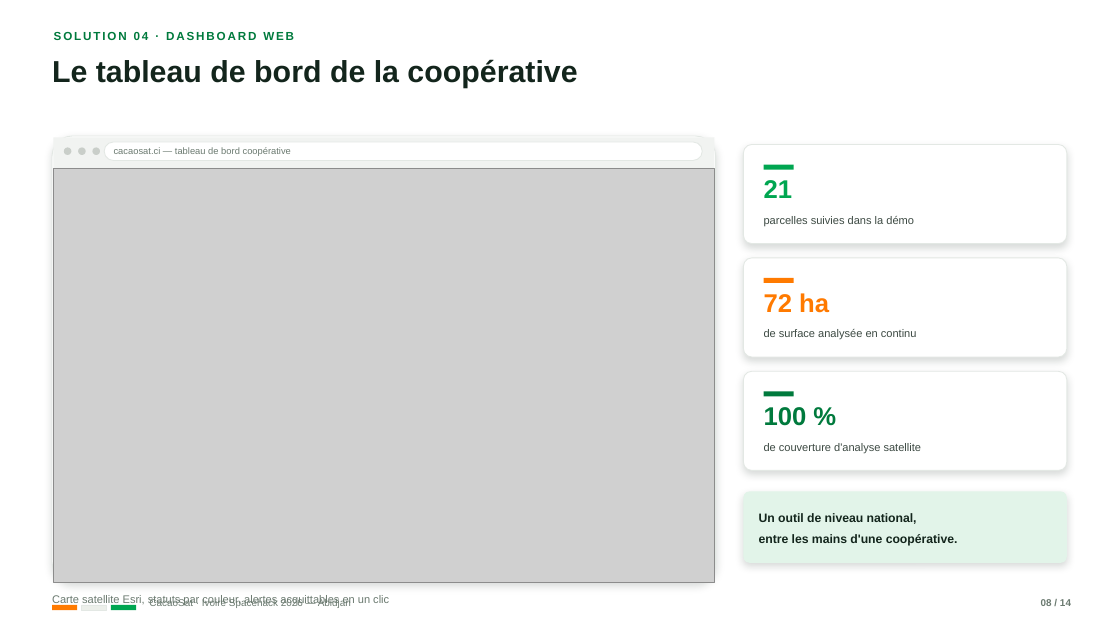
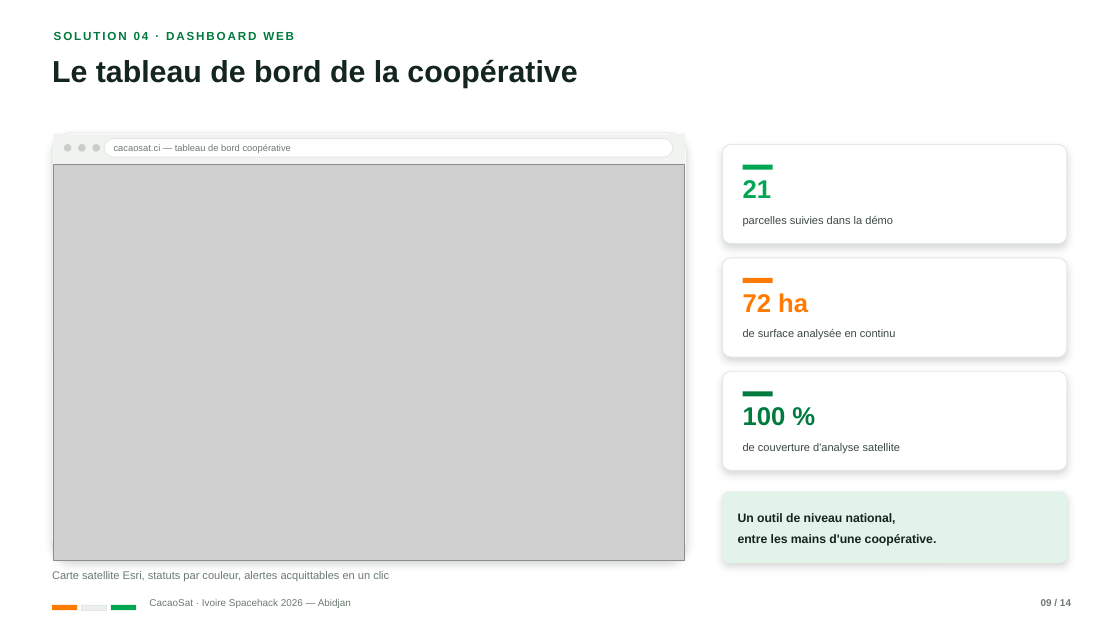
Before and after one commit to daniel10027/CacaoSat, a slide deck: slide 9 of pitch/CacaoSat-Pitch.pptx. Drawn at 1120x630 pixels with LibreOffice and Linux fonts; fonts in the diff are those of the drawing; grey boxes stand for pictures. Boxes give left, top, right and bottom in pixels: in the first picture for what was removed or moved away, otherwise in the second. Text is boxed around its words. In the diff, an @@ line names an element or a change of style, - is before the commit and + after.

```diff
--- a/pitch/CacaoSat-Pitch.pptx
+++ b/pitch/CacaoSat-Pitch.pptx
@@ rounded rectangle: place and size @@
-rounded rectangle at (52,136,716,582)
+rounded rectangle at (52,133,686,560)
@@ rectangle: place and size @@
-rectangle at (54,138,715,168)
+rectangle at (54,134,686,164)
@@ rounded rectangle "cacaosat.ci — tableau de bord ...": place and size @@
-rounded rectangle "cacaosat.ci — tableau de bord ..." at (104,142,702,160)
+rounded rectangle "cacaosat.ci — tableau de bord ..." at (104,139,673,157)
@@ rounded rectangle: place and size @@
-rounded rectangle at (744,145,1067,244)
+rounded rectangle at (723,145,1067,244)
@@ picture: place and size @@
-picture at (54,168,714,582)
+picture at (54,165,685,560)
@@ text "21": place and size @@
-text "21" at (764,180,792,198)
+text "21" at (743,180,771,198)
@@ text "parcelles suivies dans la démo": place and size @@
-text "parcelles suivies dans la démo" at (764,216,914,226)
+text "parcelles suivies dans la démo" at (743,216,893,226)
@@ rounded rectangle: place and size @@
-rounded rectangle at (744,258,1067,357)
+rounded rectangle at (723,258,1067,357)
@@ text "72 ha": place and size @@
-text "72 ha" at (764,293,829,313)
+text "72 ha" at (743,293,808,313)
@@ text "de surface analysée en continu": place and size @@
-text "de surface analysée en continu" at (764,329,917,339)
+text "de surface analysée en continu" at (743,329,896,339)
@@ rounded rectangle: place and size @@
-rounded rectangle at (744,371,1067,471)
+rounded rectangle at (723,371,1067,471)
@@ text "100 %": place and size @@
-text "100 %" at (764,407,807,426)
+text "100 %" at (743,407,786,426)
@@ 3 rectangles: place and size @@
-3 rectangles at (764,165,794,397)
+3 rectangles at (743,165,773,397)
@@ text "de couverture d'analyse satellite": place and size @@
-text "de couverture d'analyse satellite" at (764,443,921,453)
+text "de couverture d'analyse satellite" at (743,443,900,453)
@@ rounded rectangle "Un outil de niveau national,": place and size @@
-rounded rectangle "Un outil de niveau national," at (744,492,1067,563)
+rounded rectangle "Un outil de niveau national," at (723,492,1067,563)
@@ text "Carte satellite Esri, statuts par ...": place and size @@
-text "Carte satellite Esri, statuts par ..." at (52,594,389,605)
+text "Carte satellite Esri, statuts par ..." at (52,571,389,582)
```
Also in this commit, not shown: 11 other slides changed, 3 other files.
